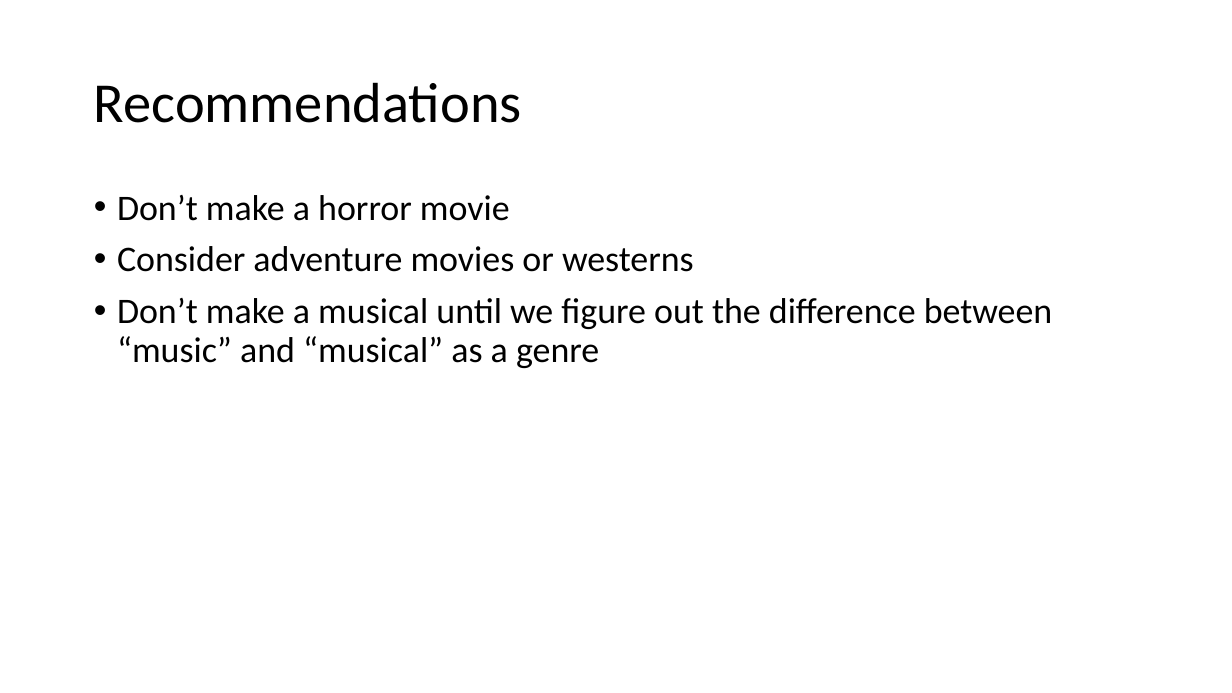
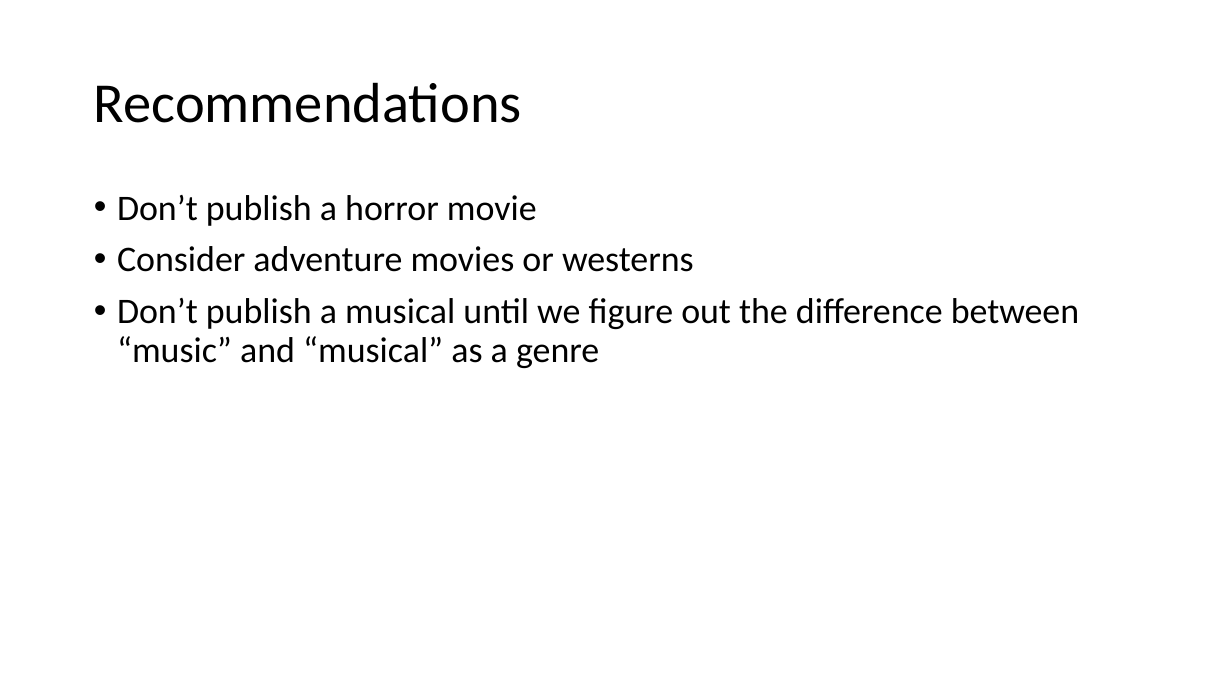
Before and after one commit to cda913/Capstone, a slide deck: slide 20 of AitkinCapstonePresentation.pptx (slide 15 before the commit). Drawn at 1232x693 pixels with LibreOffice and Linux fonts; fonts in the diff are those of the drawing. Boxes give left, top, right and bottom in pixels: in the first picture for what was removed or moved away, otherwise in the second. Text is boxed around its words. In the diff, an @@ line names an element or a change of style, - is before the commit and + after.

```diff
--- a/AitkinCapstonePresentation.pptx
+++ b/AitkinCapstonePresentation.pptx
@@ text at (117,195,537,226): text changed @@
-• Don’t make a horror movie
+• Don’t publish a horror movie
@@ text at (117,298,1079,368): text changed @@
-• Don’t make a musical until we figure out the difference between “music” and “musical” as a genre
+• Don’t publish a musical until we figure out the difference between “music” and “musical” as a genre
```
Also in this commit, not shown: 6 other slides changed, 5 slides added.
